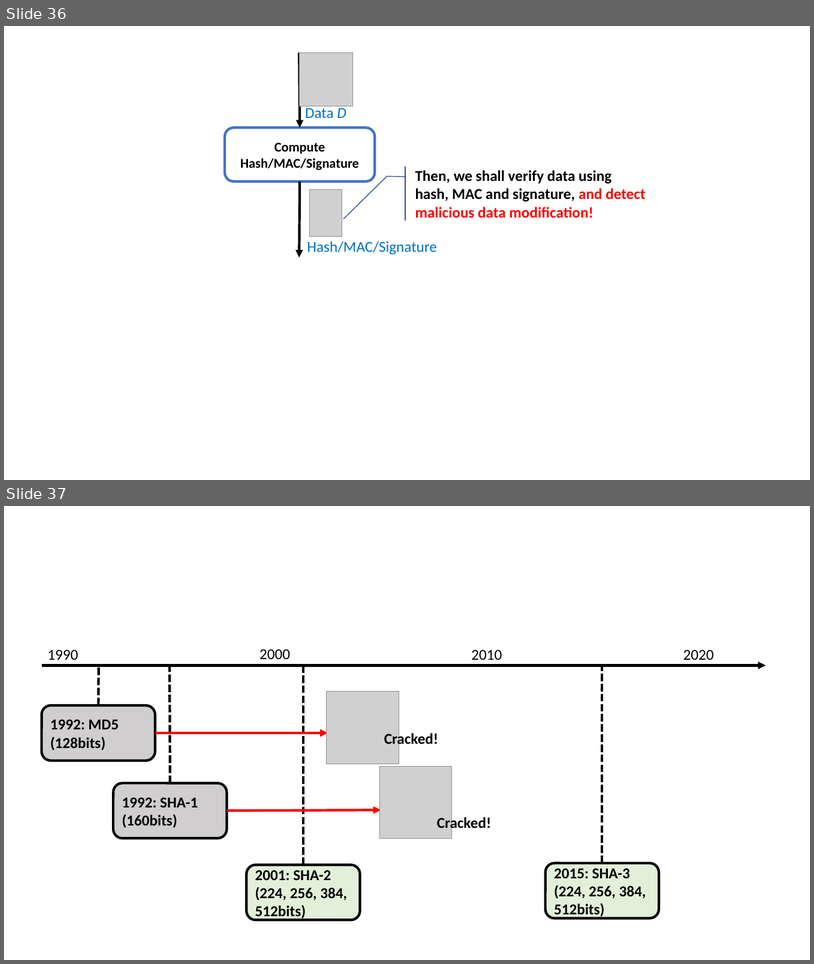
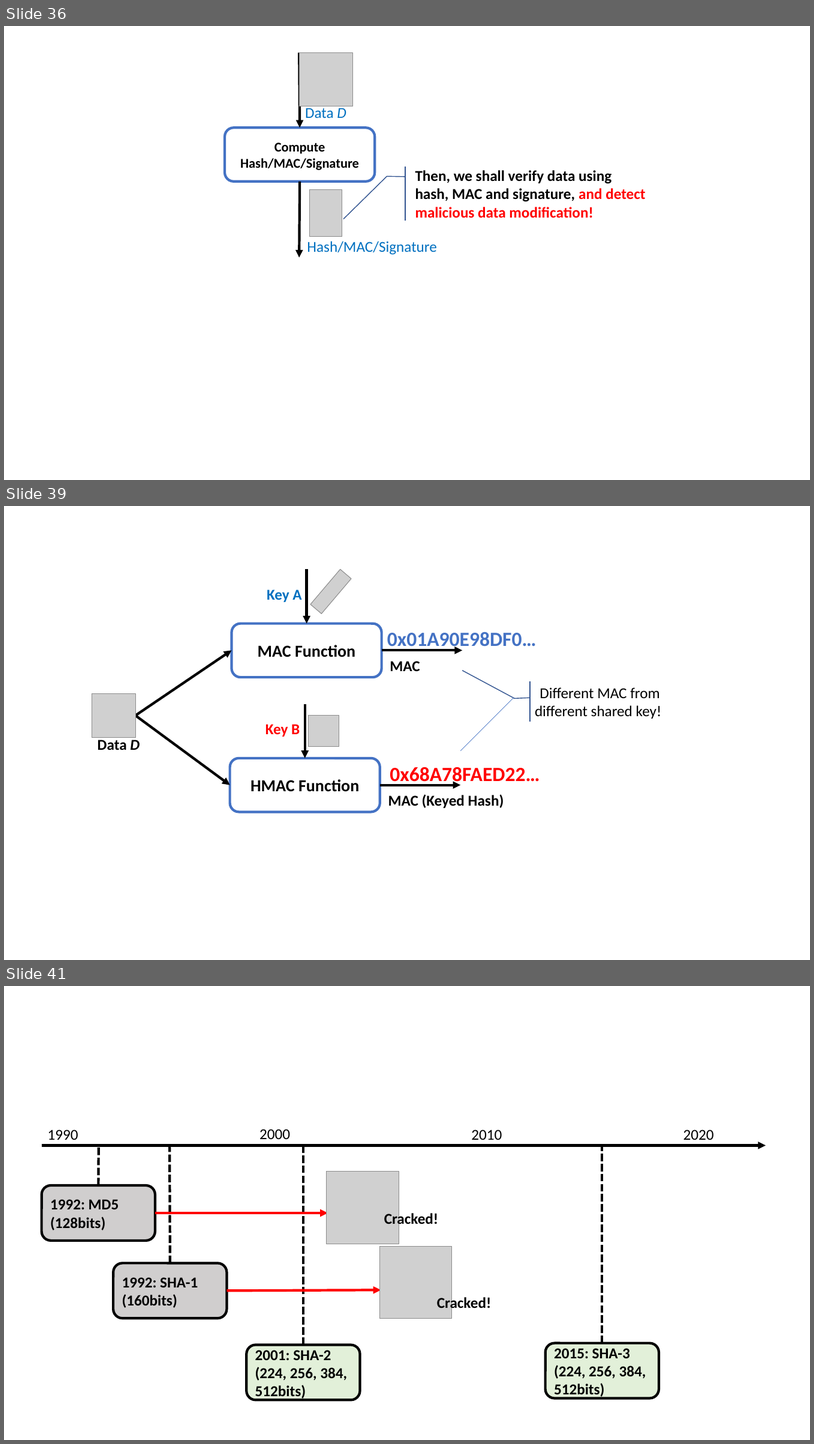
Before and after one commit to junkurihara/class-e2e_security_js, a slide deck: images.pptx. Shown one above the other, each under a label of ours: slides 36 and 37 before the commit, slides 36, 39 and 41 after it; the slides between them are not shown. The pictures are 814x964 and 814x1444 pixels, drawn with LibreOffice and Linux fonts; fonts in the diff are those of the drawing; grey boxes stand for pictures. Boxes give left, top, right and bottom in pixels: in the first picture for what was removed or moved away, otherwise in the second. Text is boxed around its words. In the diff, an @@ line names an element or a change of style, - is before the commit and + after.

```diff
--- a/images.pptx
+++ b/images.pptx
@@ slide 39 added at (x1=4, y1=506, x2=810, y2=960), background #FFFFFF @@
@@ arrow added from (307, 569) to (307, 624), #000000 3 pt @@
@@ picture added at (x1=311, y1=569, x2=352, y2=613) @@
@@ text added at (x1=267, y1=589, x2=302, y2=602), 18 pt, text #0070C0, bold @@
+Key A
@@ rounded rectangle added at (x1=232, y1=624, x2=382, y2=677), fill #FFFFFF, outline #4472C4 3 pt, 20 pt, text #000000, bold @@
+MAC Function
@@ text added at (x1=387, y1=632, x2=537, y2=651), 24 pt, text #4472C4, bold @@
+0x01A90E98DF0…
@@ arrow added from (135, 715) to (232, 650), #000000 3 pt @@
@@ arrow added from (382, 650) to (462, 650), #000000 3 pt @@
@@ text added at (x1=390, y1=661, x2=420, y2=671), 18 pt, text #000000, bold @@
+MAC
@@ accent callout added at (x1=520, y1=681, x2=680, y2=721), outline #325491 1 pt, 18 pt, text #000000 @@
+Different MAC from different shared key!
@@ picture added at (x1=92, y1=694, x2=136, y2=737) @@
@@ line added from (513, 698) to (461, 750), #4472C4 0.5 pt @@
@@ arrow added from (135, 715) to (230, 785), #000000 3 pt @@
@@ arrow added from (305, 704) to (305, 758), #000000 3 pt @@
@@ picture added at (x1=309, y1=715, x2=340, y2=746) @@
@@ text added at (x1=98, y1=739, x2=140, y2=750), 18 pt, text #000000, bold @@
+Data D
@@ text added at (x1=266, y1=724, x2=300, y2=736), 18 pt, text #FF0000, bold @@
+Key B
@@ rounded rectangle added at (x1=230, y1=758, x2=380, y2=812), fill #FFFFFF, outline #4472C4 3 pt, 20 pt, text #000000, bold @@
+HMAC Function
@@ text added at (x1=390, y1=766, x2=540, y2=786), 24 pt, text #FF0000, bold @@
+0x68A78FAED22…
@@ arrow added from (380, 785) to (461, 785), #000000 3 pt @@
@@ text added at (x1=389, y1=794, x2=504, y2=808), 18 pt, text #000000, bold @@
+MAC (Keyed Hash)
@@ what was slide 37 is now slide 41 @@
```
Also in this commit, not shown: 5 other slides added, 2 other files.
